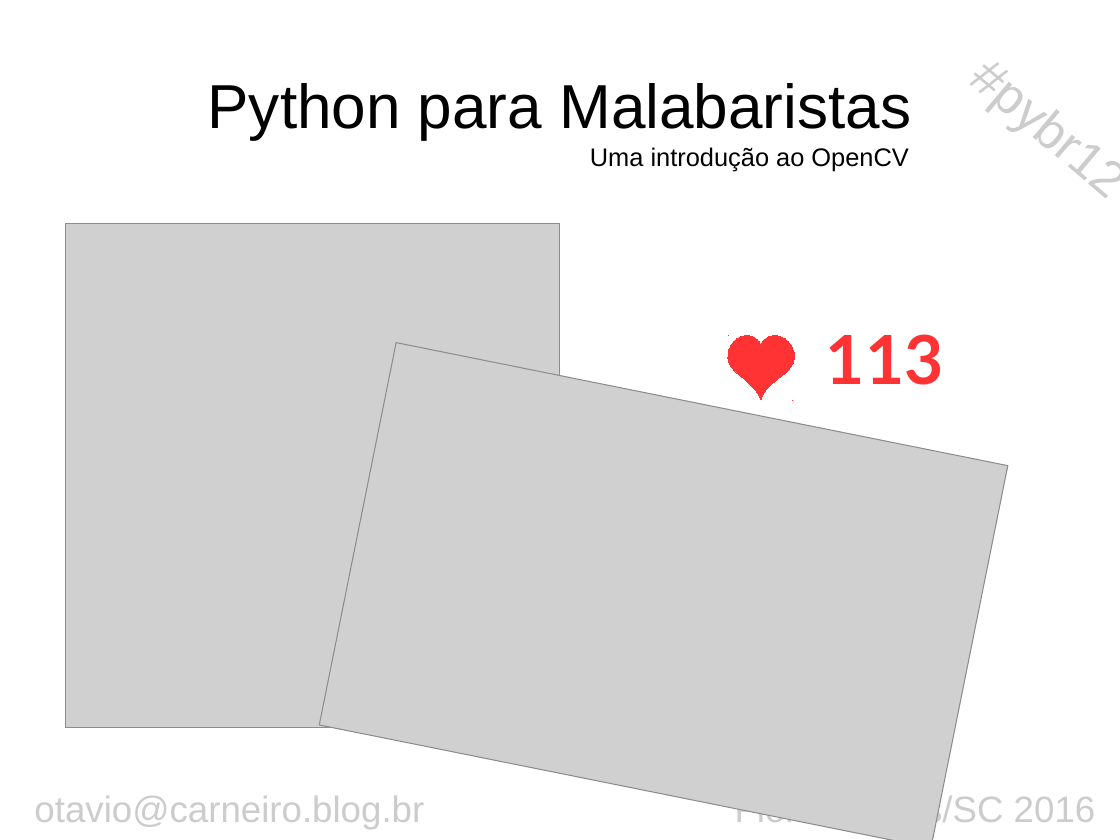
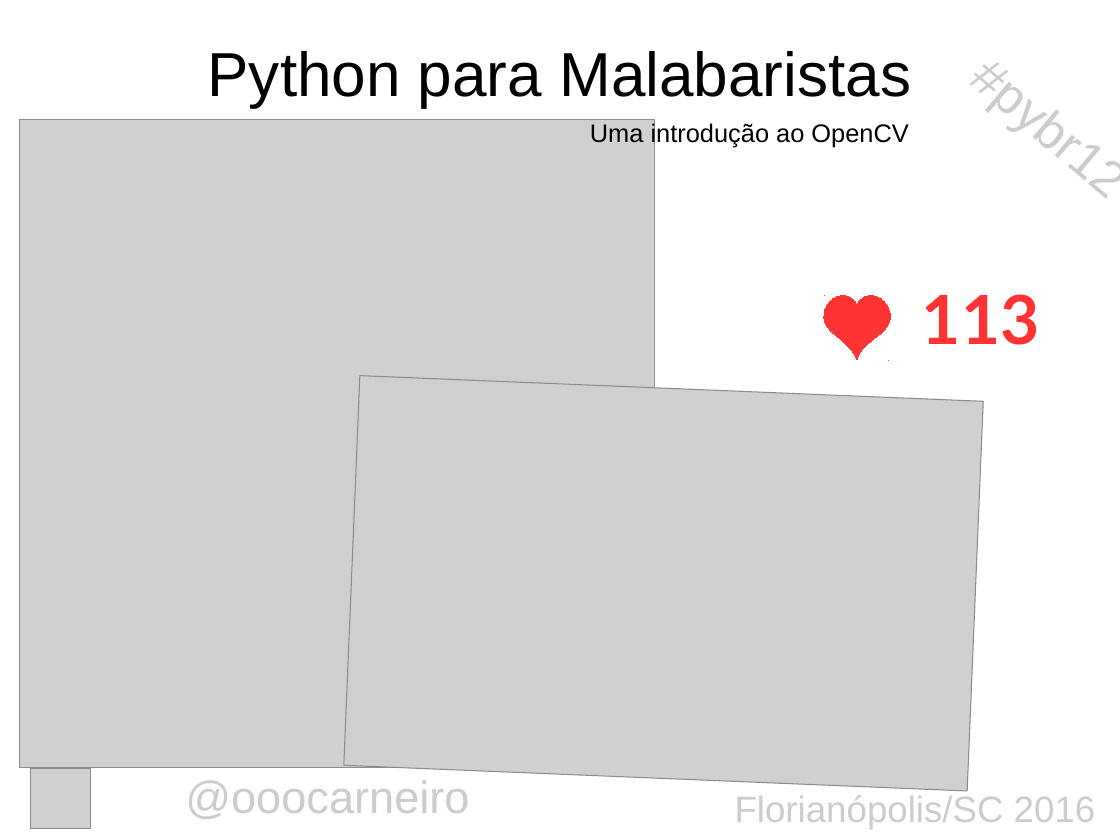
Before and after one commit to ocarneiro/apresentacoes, a slide deck: slide 1 of python/pybr12/python_para_malabaristas.odp. Drawn at 1120x840 pixels with LibreOffice and Linux fonts; fonts in the diff are those of the drawing; grey boxes stand for pictures. Boxes give left, top, right and bottom in pixels: in the first picture for what was removed or moved away, otherwise in the second. Text is boxed around its words. In the diff, an @@ line names an element or a change of style, - is before the commit and + after.

```diff
--- a/python/pybr12/python_para_malabaristas.odp
+++ b/python/pybr12/python_para_malabaristas.odp
@@ title "Python para Malabaristas": place and size @@
-title "Python para Malabaristas" at <box>208,83,911,139</box>
+title "Python para Malabaristas" at <box>208,51,911,107</box>
@@ text "Uma introdução ao OpenCV": place and size @@
-text "Uma introdução ao OpenCV" at <box>590,147,908,171</box>
+text "Uma introdução ao OpenCV" at <box>590,121,908,147</box>
@@ picture: place and size @@
-picture at <box>66,224,560,728</box>
+picture at <box>19,120,655,768</box>
@@ freeform shape: place and size @@
-freeform shape at <box>729,335,795,399</box>
+freeform shape at <box>824,296,890,360</box>
@@ text "113": place and size @@
-text "113" at <box>826,334,944,385</box>
+text "113" at <box>922,294,1040,345</box>
@@ picture at <box>344,375,984,791</box>: rotation 11 to 2 degrees @@
@@ picture added at <box>30,768,91,829</box> @@
@@ text removed at <box>34,796,424,829</box> @@
-otavio@carneiro.blog.br
@@ text added at <box>185,781,469,819</box>, 32 pt, text #CCCCCC @@
+@ooocarneiro
```
Also in this commit, not shown: 1 other slide changed, 12 slides added, 28 other files.
